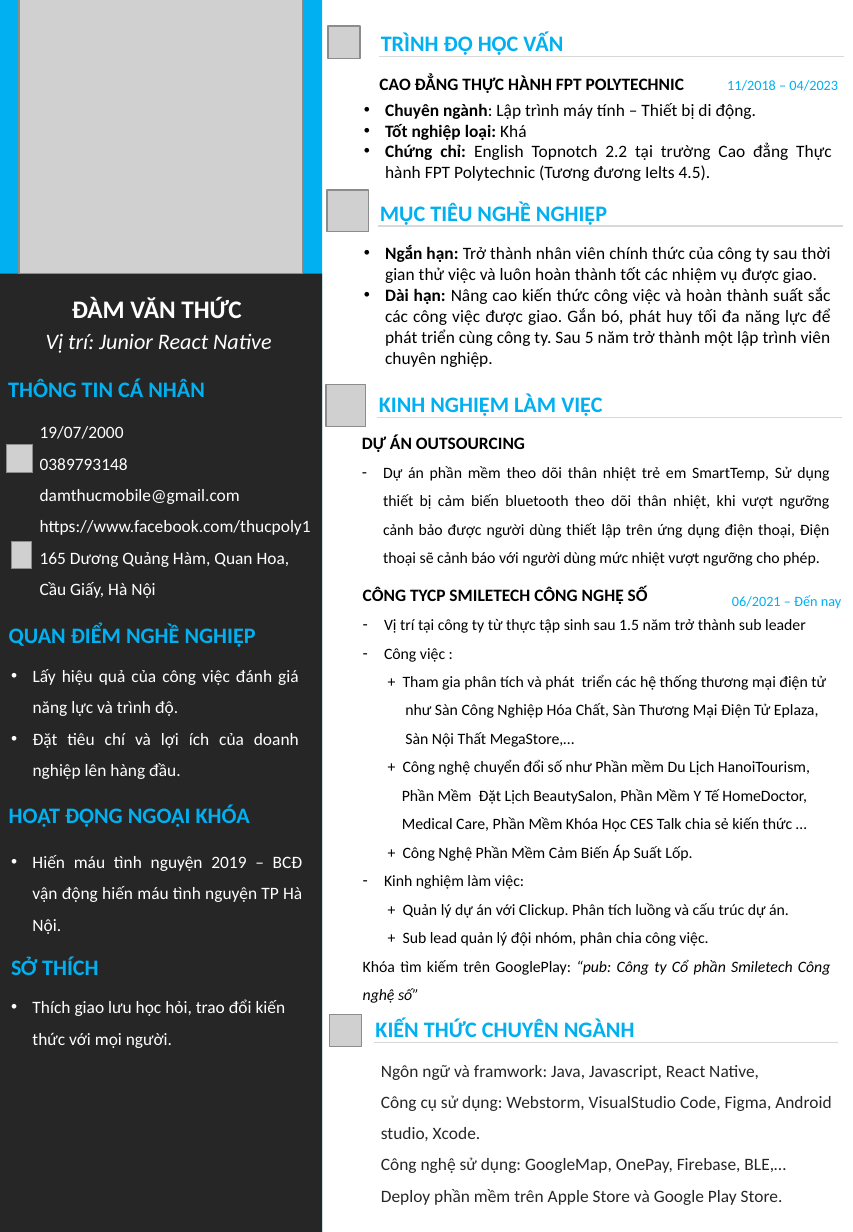
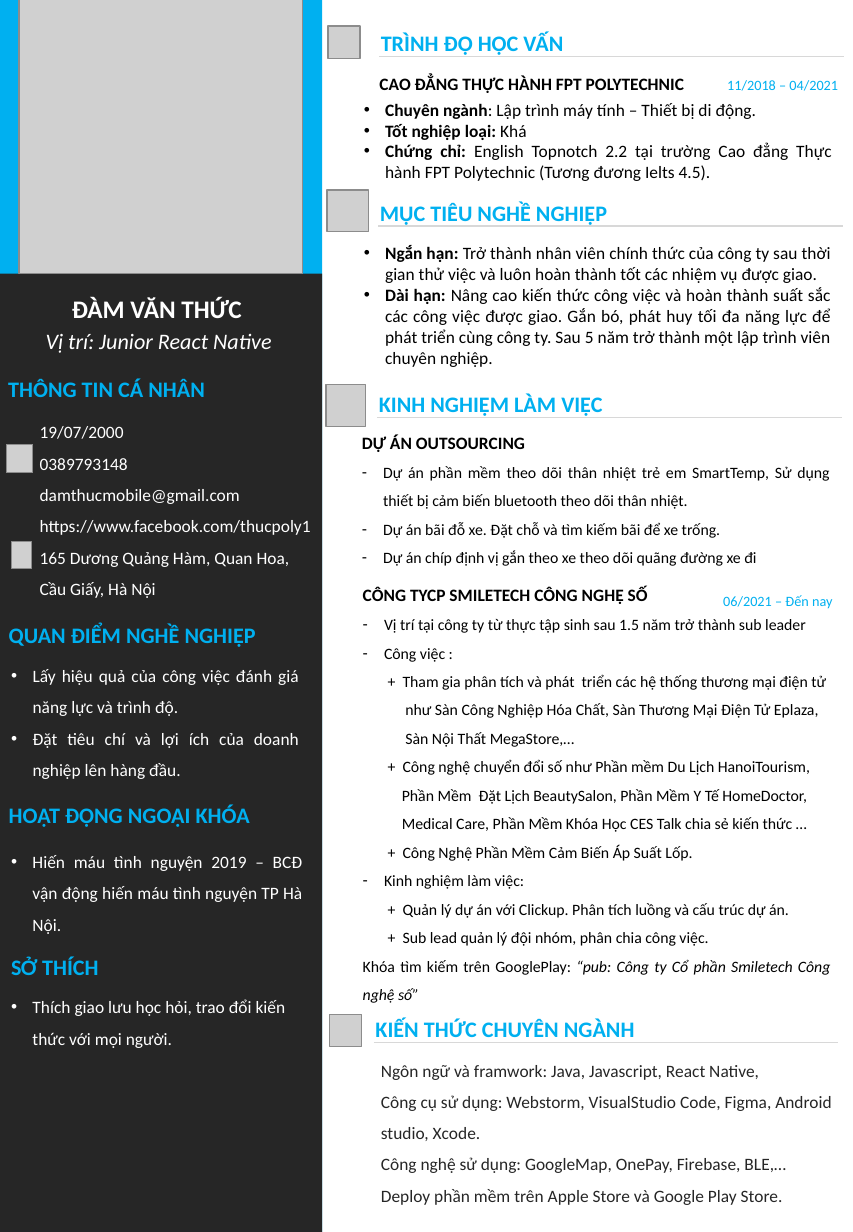
Before and after one commit to Thuc-fptStudent/CV, a slide deck: slide 1 of CV_Dam_Van_Thuc_React_Native.pptx. Drawn at 853x1232 pixels with LibreOffice and Linux fonts; fonts in the diff are those of the drawing; grey boxes stand for pictures; background and template pictures are left out. Boxes give left, top, right and bottom in pixels: in the first picture for what was removed or moved away, otherwise in the second. Text is boxed around its words. In the diff, an @@ line names an element or a change of style, - is before the commit and + after.

```diff
--- a/CV_Dam_Van_Thuc_React_Native.pptx
+++ b/CV_Dam_Van_Thuc_React_Native.pptx
@@ text at (727,80,838,91): text changed @@
-11/2018 – 04/2023
+11/2018 – 04/2021
@@ text at (383,466,829,566): text changed @@
-– Dự án phần mềm theo dõi thân nhiệt trẻ em SmartTemp, Sử dụng thiết bị cảm biến bluetooth theo dõi thân nhiệt, khi vượt ngưỡng cảnh bảo được người dùng thiết lập trên ứng dụng điện thoại, Điện thoại sẽ cảnh báo với người dùng mức nhiệt vượt ngưỡng cho phép.
+– Dự án phần mềm theo dõi thân nhiệt trẻ em SmartTemp, Sử dụng thiết bị cảm biến bluetooth theo dõi thân nhiệt.
+– Dự án bãi đỗ xe. Đặt chỗ và tìm kiếm bãi để xe trống.
+– Dự án chíp định vị gắn theo xe theo dõi quãng đường xe đi
@@ text "06/2021 – Đến nay": place and size @@
-text "06/2021 – Đến nay" at (732,595,841,609)
+text "06/2021 – Đến nay" at (723,595,832,609)
```
Also in this commit, not shown: 1 other file.
